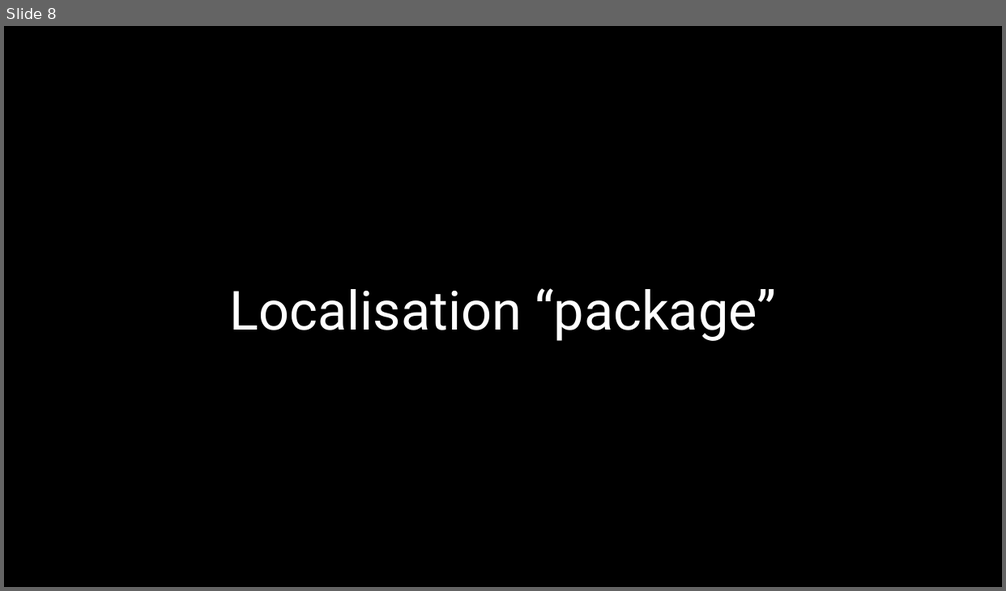
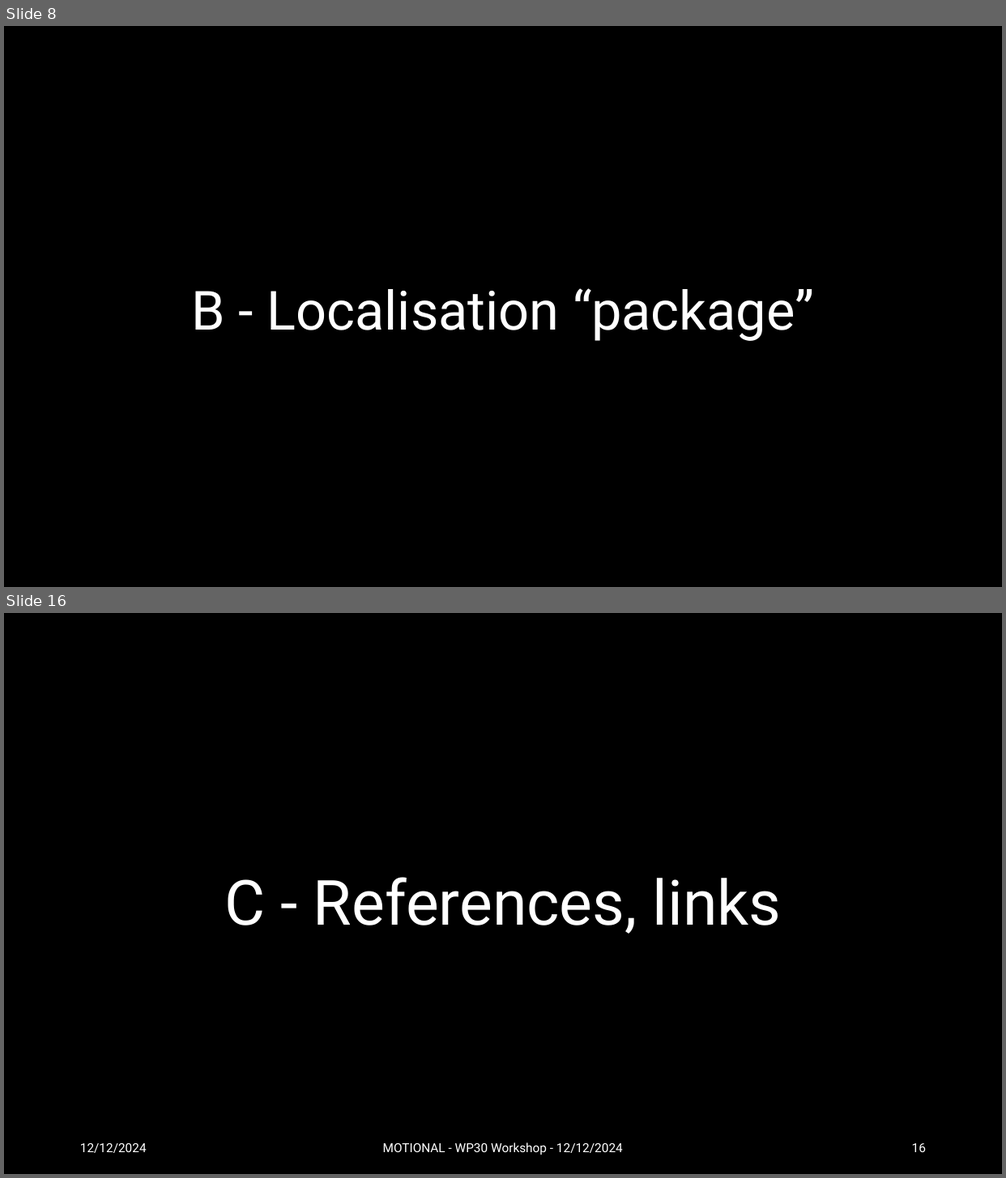
Before and after one commit to UICrail/SemanticRSM, a slide deck: Documentation/illustrations/241212_Topology.pptx. Shown one above the other, each under a label of ours: slide 8 before the commit, slides 8 and 16 after it; the slides between them are not shown. The pictures are 1006x591 and 1006x1178 pixels, drawn with LibreOffice and Linux fonts; fonts in the diff are those of the drawing; background and template pictures are left out; a plain dark background stands for a picture behind light text. Boxes give left, top, right and bottom in pixels: in the first picture for what was removed or moved away, otherwise in the second. Text is boxed around its words. In the diff, an @@ line names an element or a change of style, - is before the commit and + after.

```diff
--- a/Documentation/illustrations/241212_Topology.pptx
+++ b/Documentation/illustrations/241212_Topology.pptx
@@ slide 16 added at (4, 613, 1002, 1174), background picture (left out) @@
@@ title added at (224, 877, 782, 934), 60 pt, text #FFFFFF @@
+C - References, links
@@ text added at (80, 1144, 147, 1153), 12 pt, text #FFFFFF @@
+12/12/2024
@@ text added at (383, 1143, 623, 1155), 12 pt, text #FFFFFF @@
+MOTIONAL - WP30 Workshop - 12/12/2024
@@ page number added at (912, 1144, 926, 1152), 12 pt, text #FFFFFF @@
+16
@@ slide 8 changed as well @@
@@ title at (192, 288, 814, 341): text changed @@
-Localisation “package”
+B - Localisation “package”
```
Also in this commit, not shown: 5 other slides changed, 10 other slides added, 3 slides removed, 8 other files.
